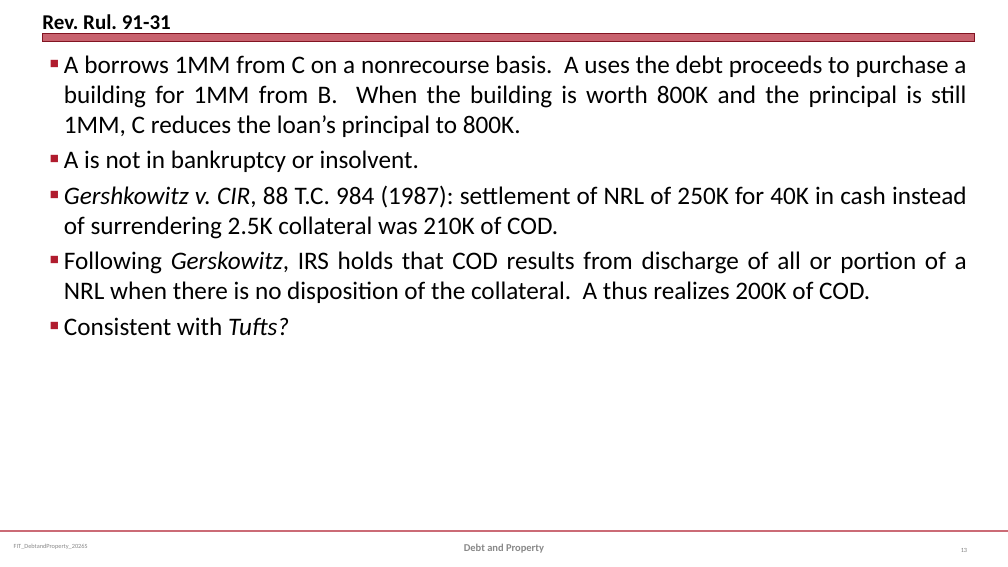
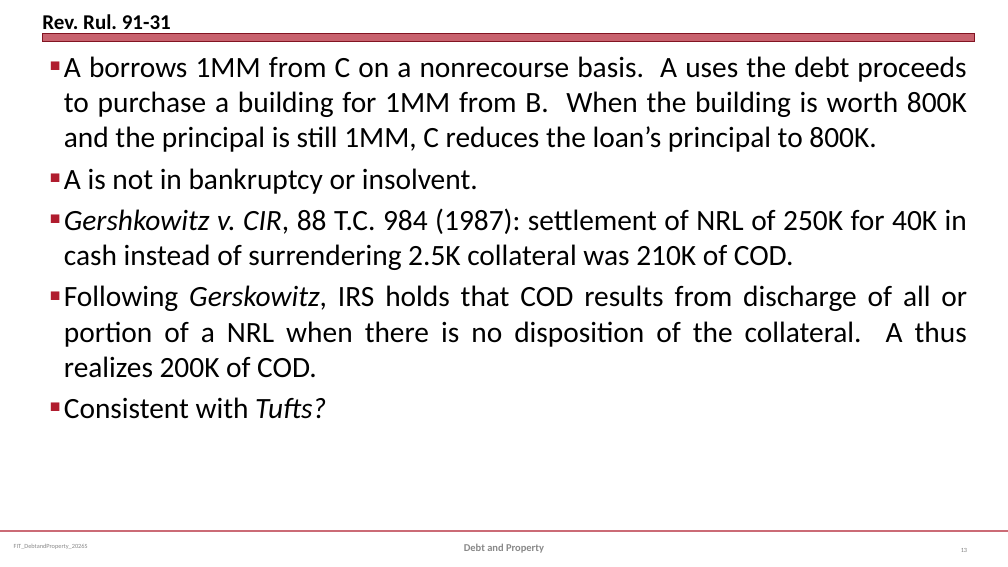
Before and after one commit to jmc877/Fed-Income-Tax, a slide deck: slide 13 of slides/FIT_DebtandProperty_2026S.pptx. Drawn at 1008x567 pixels with LibreOffice and Linux fonts; fonts in the diff are those of the drawing. Boxes give left, top, right and bottom in pixels: in the first picture for what was removed or moved away, otherwise in the second. Text is boxed around its words. In the diff, an @@ line names an element or a change of style, - is before the commit and + after.

```diff
--- a/slides/FIT_DebtandProperty_2026S.pptx
+++ b/slides/FIT_DebtandProperty_2026S.pptx
@@ text "A borrows 1MM from C ..." at [64,56,967,419]: size 24 to 28 pt @@
```
Also in this commit, not shown: 1 other slide changed, 1 other file.
